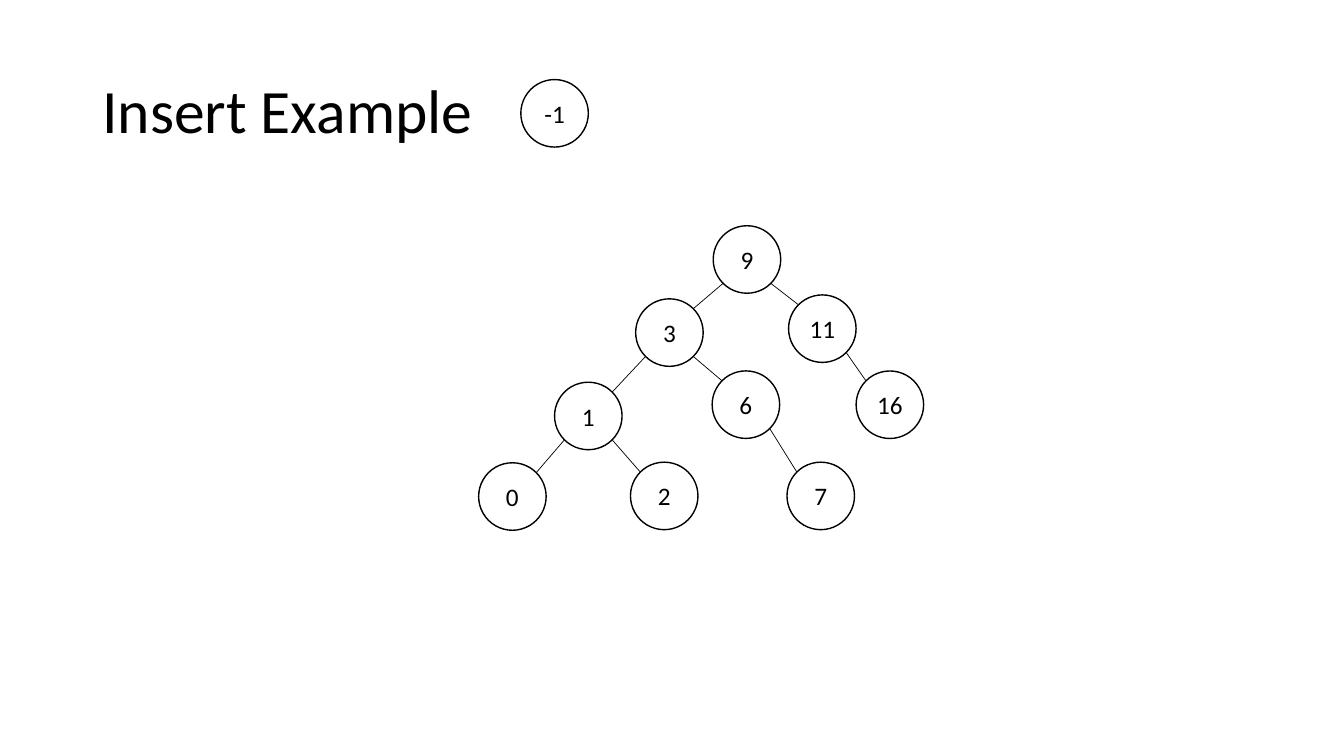
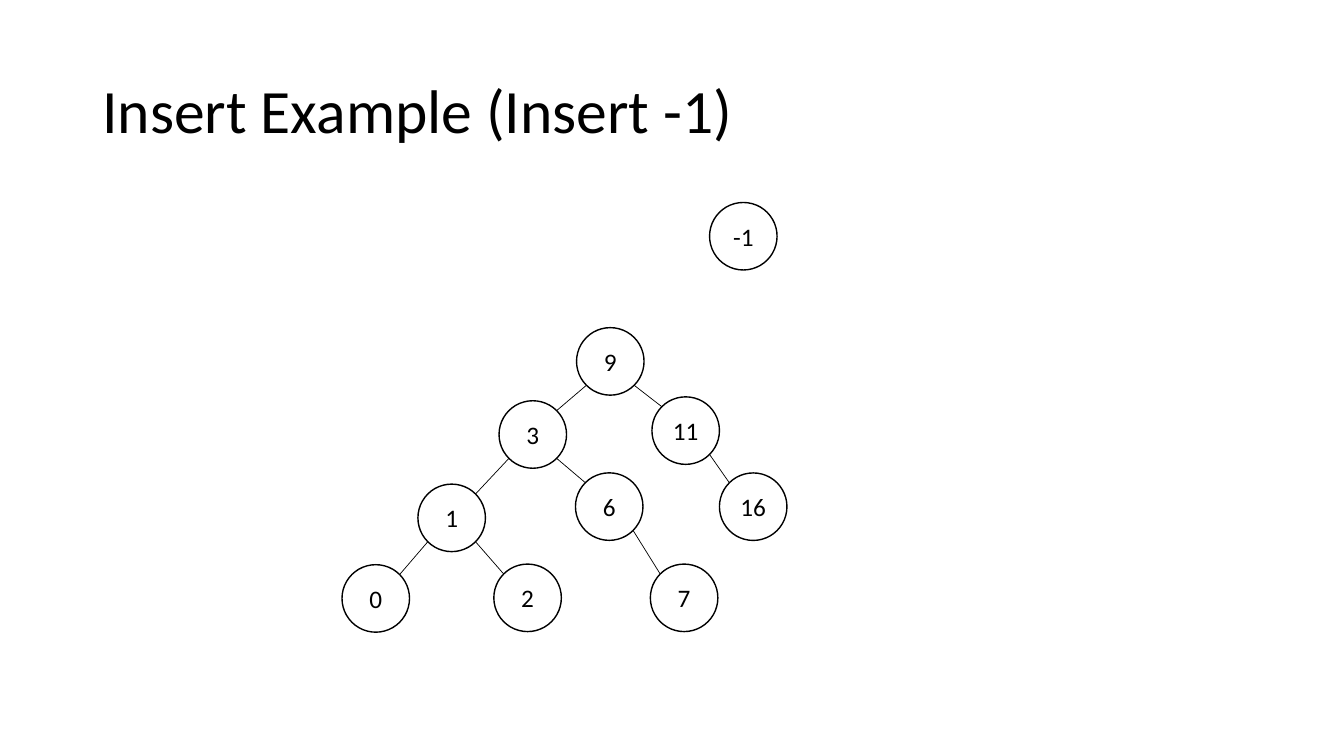
Before and after one commit to natebrunelle/cse332, a slide deck: slide 25 of markdown/files/slides/lecture8_avl.pptx (slide 29 before the commit). Drawn at 1344x756 pixels with LibreOffice and Linux fonts; fonts in the diff are those of the drawing. Boxes give left, top, right and bottom in pixels: in the first picture for what was removed or moved away, otherwise in the second. Text is boxed around its words. In the diff, an @@ line names an element or a change of style, - is before the commit and + after.

```diff
--- a/markdown/files/slides/lecture8_avl.pptx
+++ b/markdown/files/slides/lecture8_avl.pptx
@@ title at (102,88,732,143): text changed @@
-Insert Example
+Insert Example (Insert -1)
@@ ellipse "-1": place and size @@
-ellipse "-1" at (521,80,589,147)
+ellipse "-1" at (710,203,777,270)
@@ ellipse "3": place and size @@
-ellipse "3" at (636,298,704,366)
+ellipse "3" at (499,401,567,469)
@@ 8 ellipses, 8 lines: place and size @@
-8 ellipses, 8 lines at (479,226,924,530)
+8 ellipses, 8 lines at (342,328,787,632)
```
Also in this commit, not shown: 10 other slides changed, 5 slides added, 9 slides removed, 13 other files.
